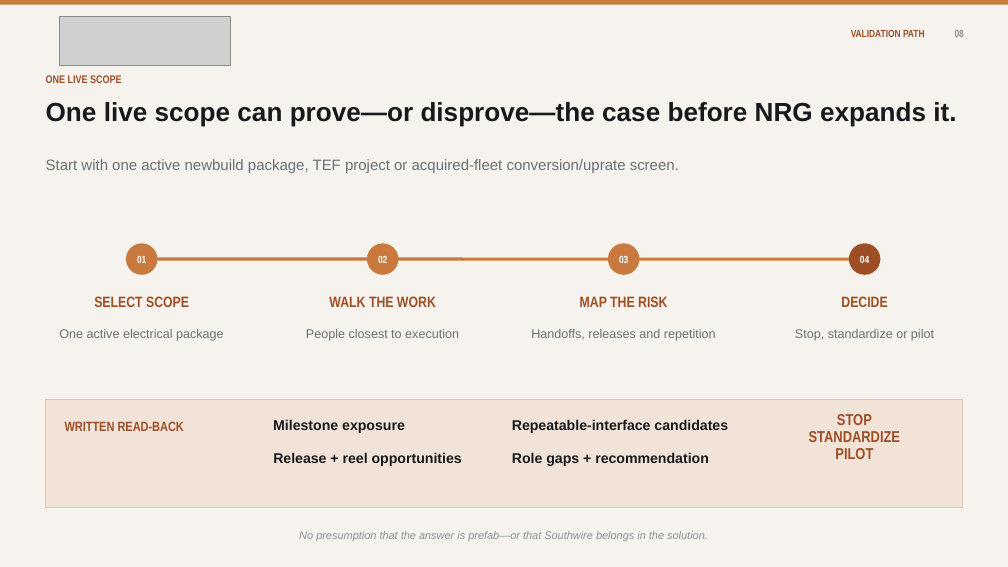
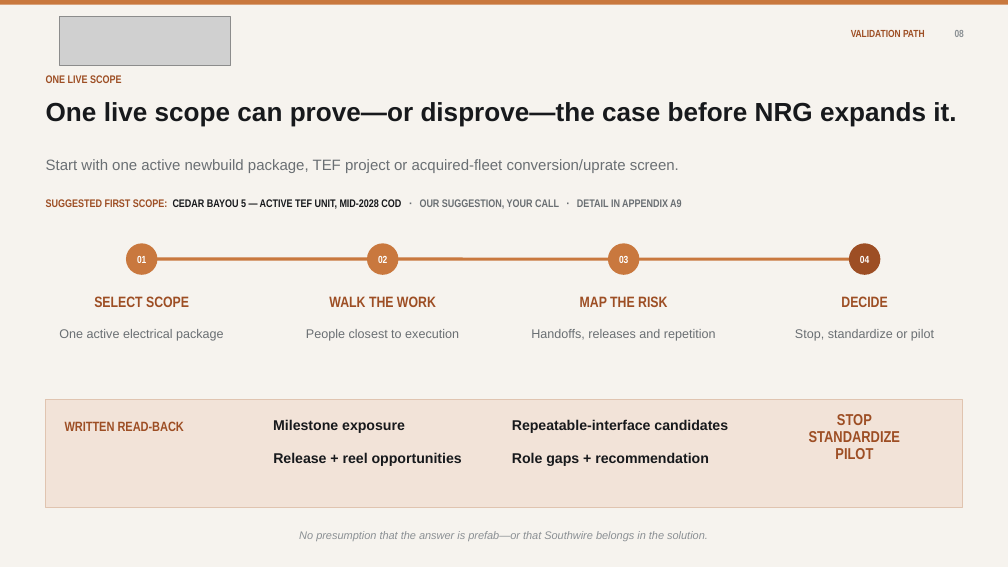
Before and after one commit to shardt87/ln, a slide deck: slide 8 of teaser-rework/Southwire_NRG_Protecting_Time_to_Power_Rev10.pptx. Drawn at 1008x567 pixels with LibreOffice and Linux fonts; fonts in the diff are those of the drawing; grey boxes stand for pictures. Boxes give left, top, right and bottom in pixels: in the first picture for what was removed or moved away, otherwise in the second. Text is boxed around its words. In the diff, an @@ line names an element or a change of style, - is before the commit and + after.

```diff
--- a/teaser-rework/Southwire_NRG_Protecting_Time_to_Power_Rev10.pptx
+++ b/teaser-rework/Southwire_NRG_Protecting_Time_to_Power_Rev10.pptx
@@ text added at [46,199,682,210], 10.5 pt, text #6A6F73, bold @@
+SUGGESTED FIRST SCOPE: CEDAR BAYOU 5 — ACTIVE TEF UNIT, MID-2028 COD · OUR SUGGESTION, YOUR CALL · DETAIL IN APPENDIX A9
```
Also in this commit, not shown: 1 other file.
